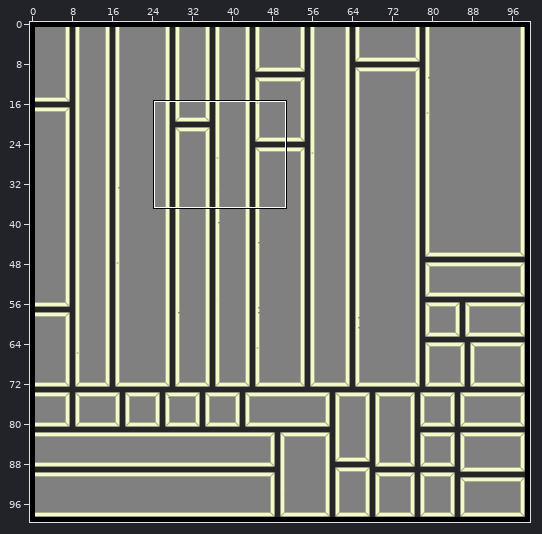
A Tiled map gets an edit: desktop/Maps/test.tmx. The picture above shows the old version from afar; the outline marks the close-up.
Close-up. Old version:
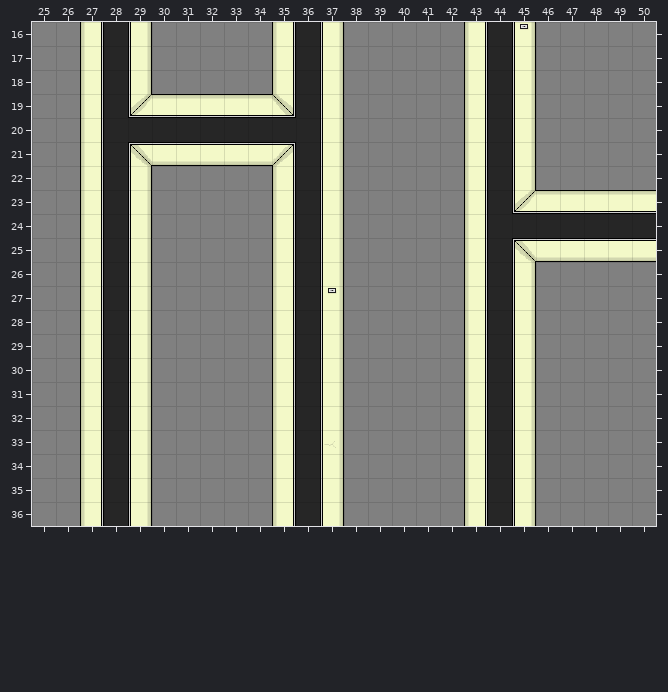
Cells are 32x32 px. Shown: x 25..50, y 16..36. The commit also changed other parts of the map, which this record leaves out.
New version:
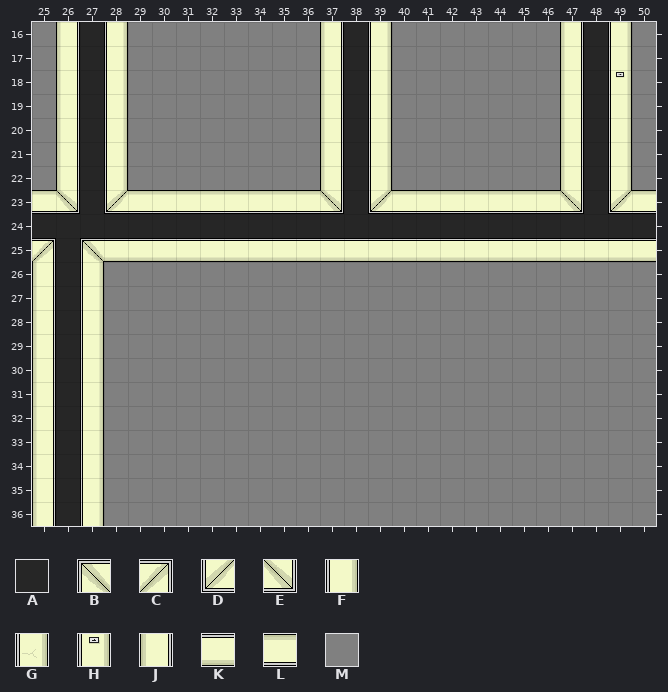
Key: from "Office01": A 0, B 2, C 3, D 4, E 5, F 10, G 12, H 13, J 20, K 30, L 40, M 50.
_ is an empty cell.
Edits made:
Layer "tileLayer":
y 16: x 26..29 MJAF -> JAFM; x 35..39 JAFMM -> MMJAF; x 43..45 JAH -> MMM; x 47..49 MMM -> JAF
y 17: x 26..29 MJAF -> JAFM; x 35..39 JAFMM -> MMJAF; x 43..45 JAF -> MMM; x 47..49 MMM -> JAF
y 18: x 26..29 MJAF -> JAFM; x 35..39 JAFMM -> MMJAF; x 43..45 JAF -> MMM; x 47..49 MMM -> JAH
y 19: x 26..39 MJADLLLLLEAFMM -> JAFMMMMMMMMJAF; x 43..45 JAF -> MMM; x 47..49 MMM -> JAF
y 20: x 26..39 MJAAAAAAAAAFMM -> JAFMMMMMMMMJAF; x 43..45 JAF -> MMM; x 47..49 MMM -> JAF
y 21: x 26..39 MJABKKKKKCAFMM -> JAFMMMMMMMMJAF; x 43..45 JAF -> MMM; x 47..49 MMM -> JAF
y 22: x 26..29 MJAF -> JAFM; x 35..39 JAFMM -> MMJAF; x 43..45 JAF -> MMM; x 47..49 MMM -> JAF
y 23: x 25..45 MMJAFMMMMMJAFMMMMMJAD -> LEADLLLLLLLLEADLLLLLL; x 47..49 LLL -> EAD
y 24: x 25..27 MMJ -> AAA; x 29..35 FMMMMMJ -> AAAAAAA; x 37..43 FMMMMMJ -> AAAAAAA
y 25: x 25..45 MMJAFMMMMMJAFMMMMMJAB -> CABKKKKKKKKKKKKKKKKKK
y 26: x 25..29 MMJAF -> JAFMM; x 35..37 JAF -> MMM; x 43..45 JAF -> MMM
y 27: x 25..29 MMJAF -> JAFMM; x 35..37 JAH -> MMM; x 43..45 JAF -> MMM
y 28..32: x 25..29 MMJAF -> JAFMM; x 35..37 JAF -> MMM; x 43..45 JAF -> MMM
y 33: x 25..29 MMJAF -> JAFMM; x 35..37 JAG -> MMM; x 43..45 JAF -> MMM
y 34..36: x 25..29 MMJAF -> JAFMM; x 35..37 JAF -> MMM; x 43..45 JAF -> MMM
Changed places in both close-ups, as pixel boxes (x1, y1, x2, y2):
changed: (32, 22, 536, 526)
changed: (560, 22, 632, 214)
